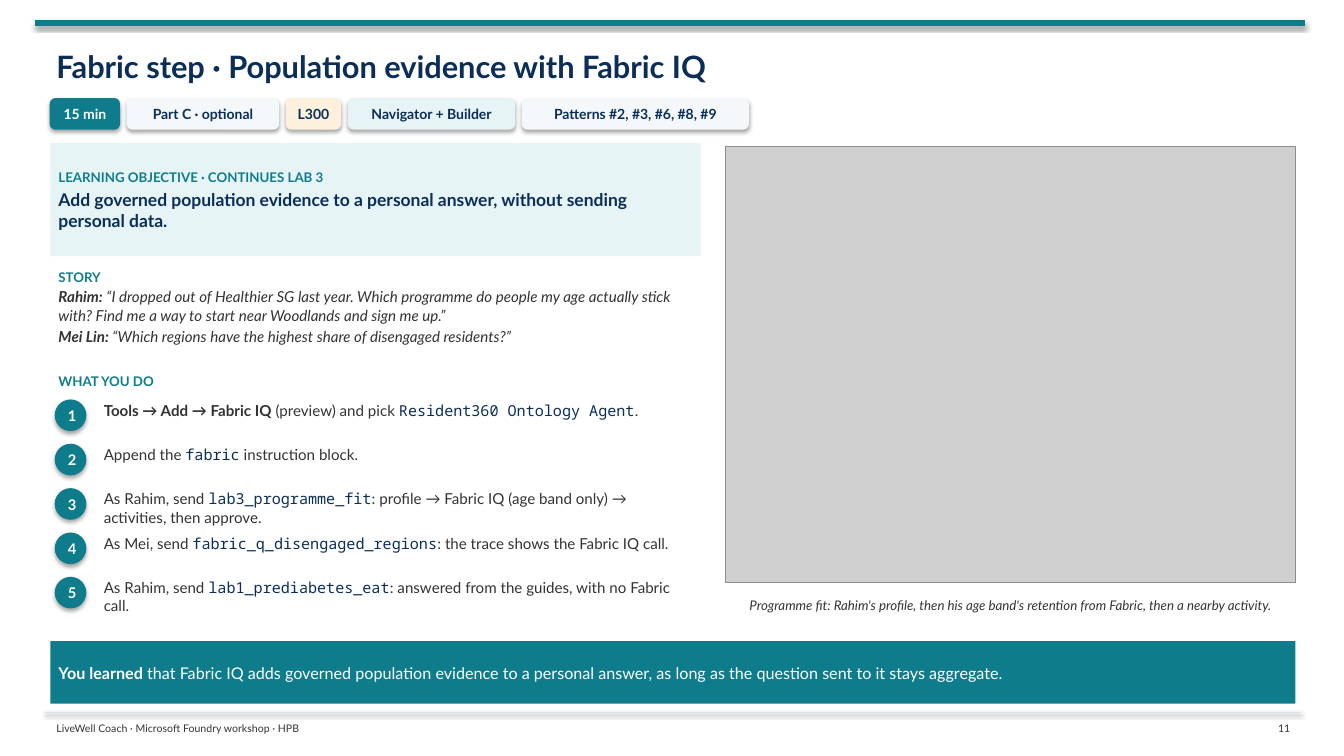
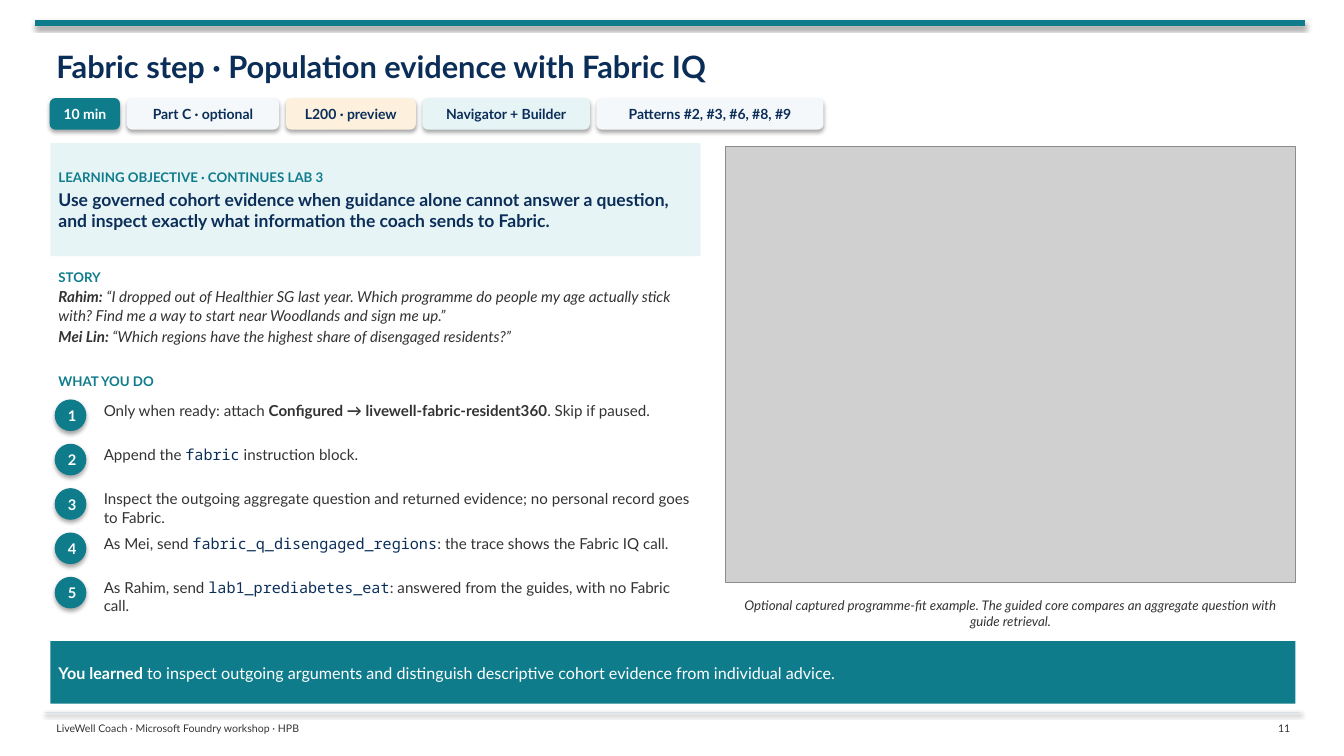
Before and after one commit to tonirex/hpb-foundry-workshop, a slide deck: slide 11 of deck/LiveWell-Lab-Flow.pptx. Drawn at 1344x756 pixels with LibreOffice and Linux fonts; fonts in the diff are those of the drawing; grey boxes stand for pictures. Boxes give left, top, right and bottom in pixels: in the first picture for what was removed or moved away, otherwise in the second. Text is boxed around its words. In the diff, an @@ line names an element or a change of style, - is before the commit and + after.

```diff
--- a/deck/LiveWell-Lab-Flow.pptx
+++ b/deck/LiveWell-Lab-Flow.pptx
@@ text in rounded rectangle at <box>64,108,106,119</box>: text changed @@
-15 min
+10 min
@@ rounded rectangle "L200 · preview": place and size @@
-rounded rectangle "L200 · preview" at <box>286,99,341,129</box>
+rounded rectangle "L200 · preview" at <box>286,99,415,129</box>
@@ text in rounded rectangle at <box>305,108,397,122</box>: text changed @@
-L300
+L200 · preview
@@ rounded rectangle "Navigator + Builder": place and size @@
-rounded rectangle "Navigator + Builder" at <box>349,99,515,129</box>
+rounded rectangle "Navigator + Builder" at <box>423,99,590,129</box>
@@ rounded rectangle "Patterns #2, #3, #6, #8, ...": place and size @@
-rounded rectangle "Patterns #2, #3, #6, #8, ..." at <box>522,99,748,129</box>
+rounded rectangle "Patterns #2, #3, #6, #8, ..." at <box>597,99,823,129</box>
@@ text in rectangle at <box>58,193,669,230</box>: text changed @@
-Add governed population evidence to a personal answer, without sending personal data.
+Use governed cohort evidence when guidance alone cannot answer a question, and inspect exactly what information the coach sends to Fabric.
@@ text at <box>104,404,650,419</box>: text changed; bold on @@
-Tools → Add → Fabric IQ (preview) and pick Resident360 Ontology Agent.
+Only when ready: attach Configured → livewell-fabric-resident360. Skip if paused.
@@ text at <box>104,493,690,523</box>: text changed @@
-As Rahim, send lab3_programme_fit: profile → Fabric IQ (age band only) → activities, then approve.
+Inspect the outgoing aggregate question and returned evidence; no personal record goes to Fabric.
@@ text at <box>744,600,1276,629</box>: text changed @@
-Programme fit: Rahim's profile, then his age band's retention from Fabric, then a nearby activity.
+Optional captured programme-fit example. The guided core compares an aggregate question with guide retrieval.
@@ text in rectangle at <box>58,667,835,682</box>: text changed @@
-You learned that Fabric IQ adds governed population evidence to a personal answer, as long as the question sent to it stays aggregate.
+You learned to inspect outgoing arguments and distinguish descriptive cohort evidence from individual advice.
```
Also in this commit, not shown: 13 other slides changed, 38 other files.
